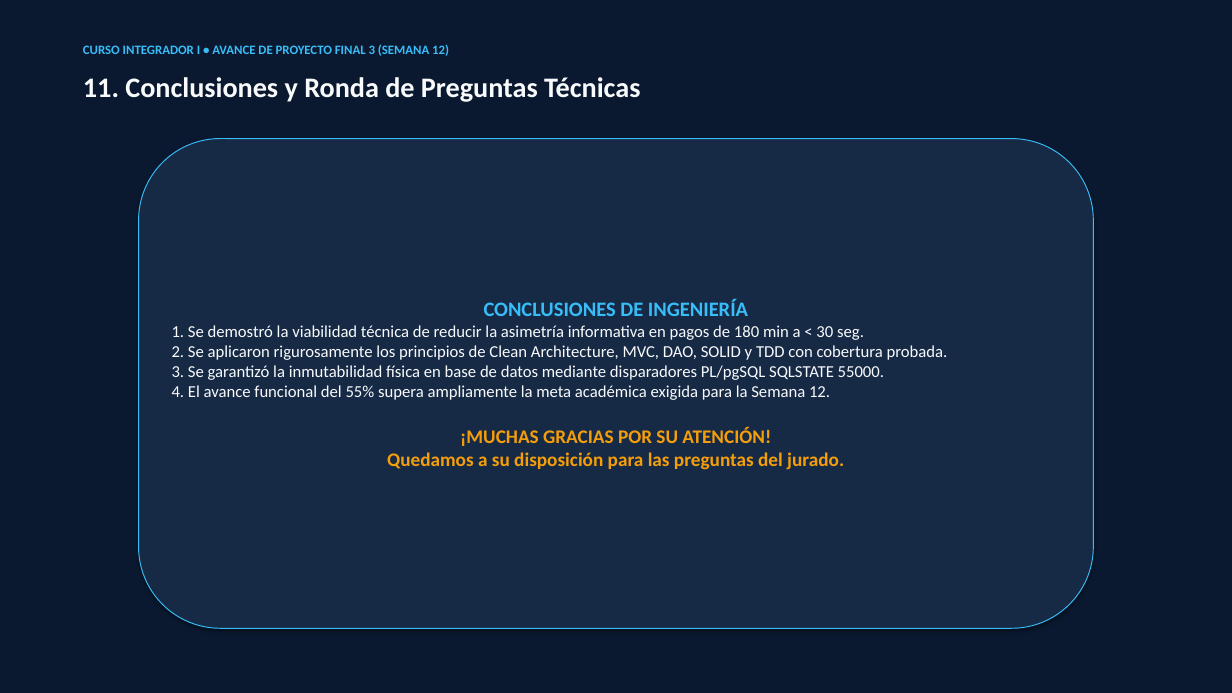
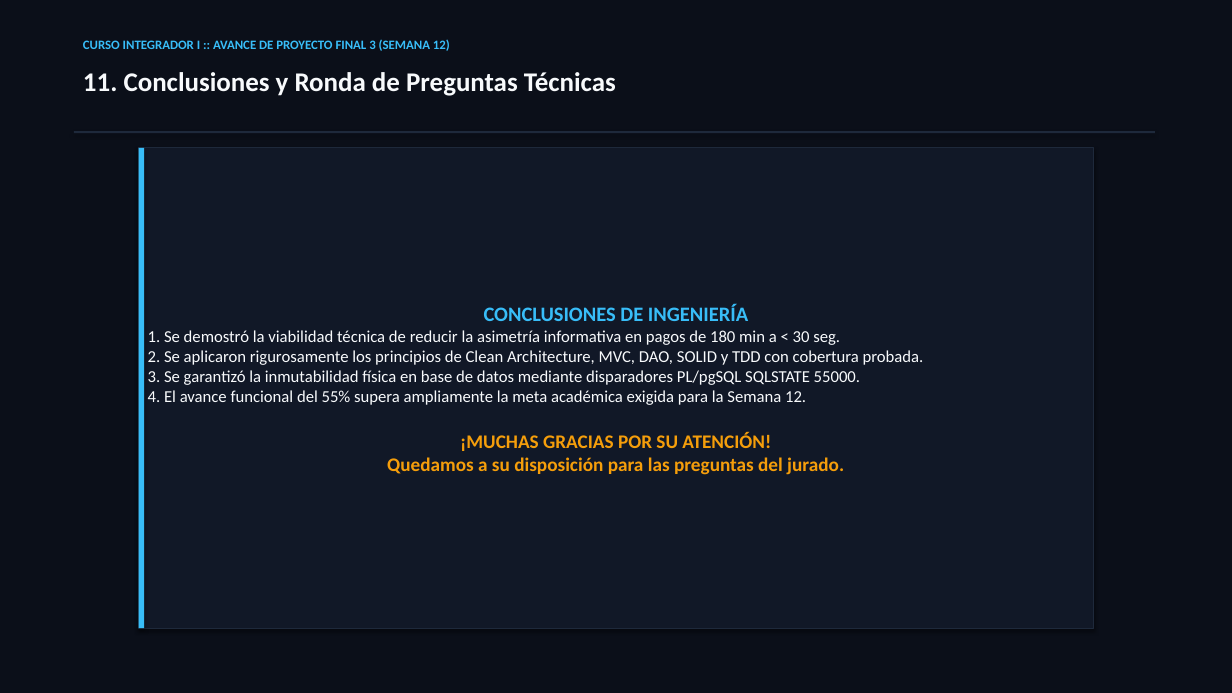
Before and after one commit to frankitoromas-tech/sigir-bcrp, a slide deck: slide 12 of 01_DOCUMENTACION_TECNICA/PRESENTACION_EJECUTIVA_APF3.pptx. Drawn at 1232x693 pixels with LibreOffice and Linux fonts; fonts in the diff are those of the drawing. Boxes give left, top, right and bottom in pixels: in the first picture for what was removed or moved away, otherwise in the second. Text is boxed around its words. In the diff, an @@ line names an element or a change of style, - is before the commit and + after.

```diff
--- a/01_DOCUMENTACION_TECNICA/PRESENTACION_EJECUTIVA_APF3.pptx
+++ b/01_DOCUMENTACION_TECNICA/PRESENTACION_EJECUTIVA_APF3.pptx
@@ rectangle at (x1=0, y1=0, x2=1232, y2=693): fill #0A192F to #0B0F19 @@
@@ text at (x1=83, y1=38, x2=450, y2=53): text changed @@
-CURSO INTEGRADOR I • AVANCE DE PROYECTO FINAL 3 (SEMANA 12)
+CURSO INTEGRADOR I :: AVANCE DE PROYECTO FINAL 3 (SEMANA 12)
@@ text "11. Conclusiones y Ronda de ..." at (x1=83, y1=72, x2=616, y2=96): size 22 to 21 pt @@
@@ rectangle added at (x1=74, y1=131, x2=1155, y2=133), fill #1E293B @@
@@ rectangle "CONCLUSIONES DE INGENIERÍA" resized from (x1=139, y1=139, x2=1093, y2=628) to (x1=139, y1=148, x2=1093, y2=628) @@
@@ rectangle "CONCLUSIONES DE INGENIERÍA" at (x1=139, y1=148, x2=1093, y2=628): rounded rectangle to rectangle; fill #172A45 to #111827; outline #38BDF8 0.75 pt to #1E293B 1 pt @@
@@ rectangle added at (x1=139, y1=148, x2=144, y2=628), fill #38BDF8 @@
```
Also in this commit, not shown: 9 other slides changed, 2 slides added, 2 slides removed, 20 other files.
